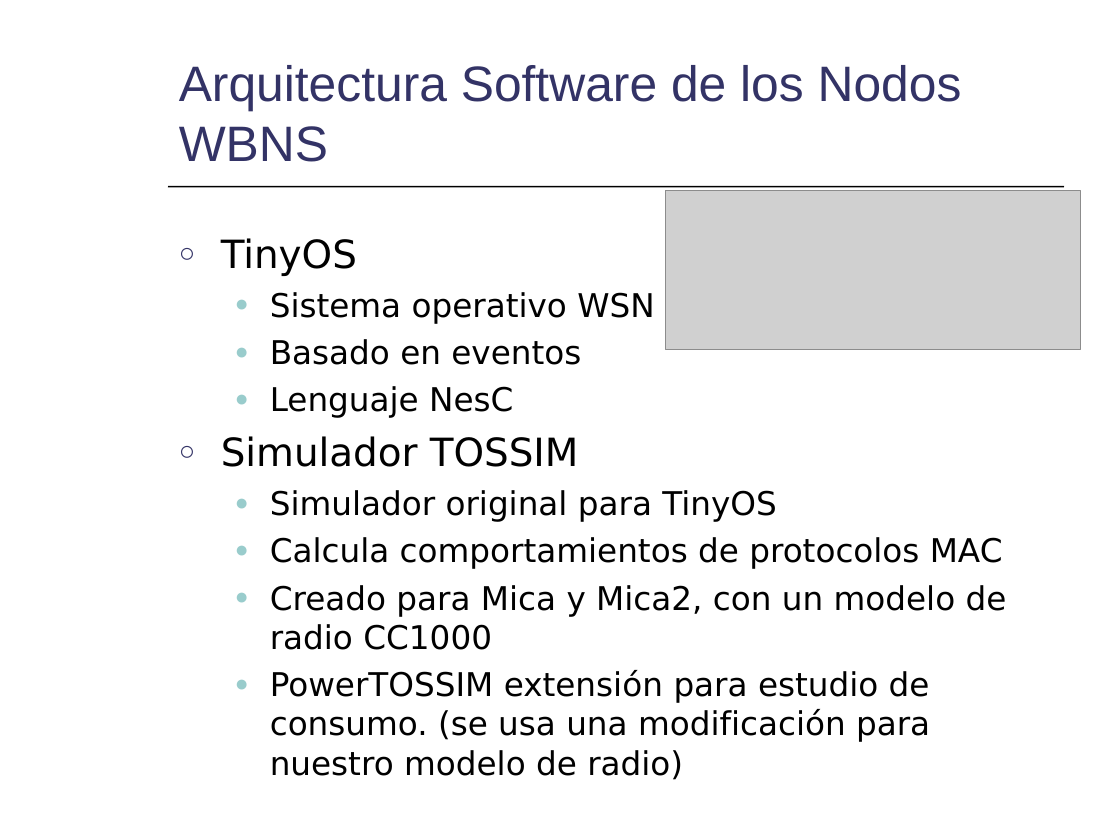
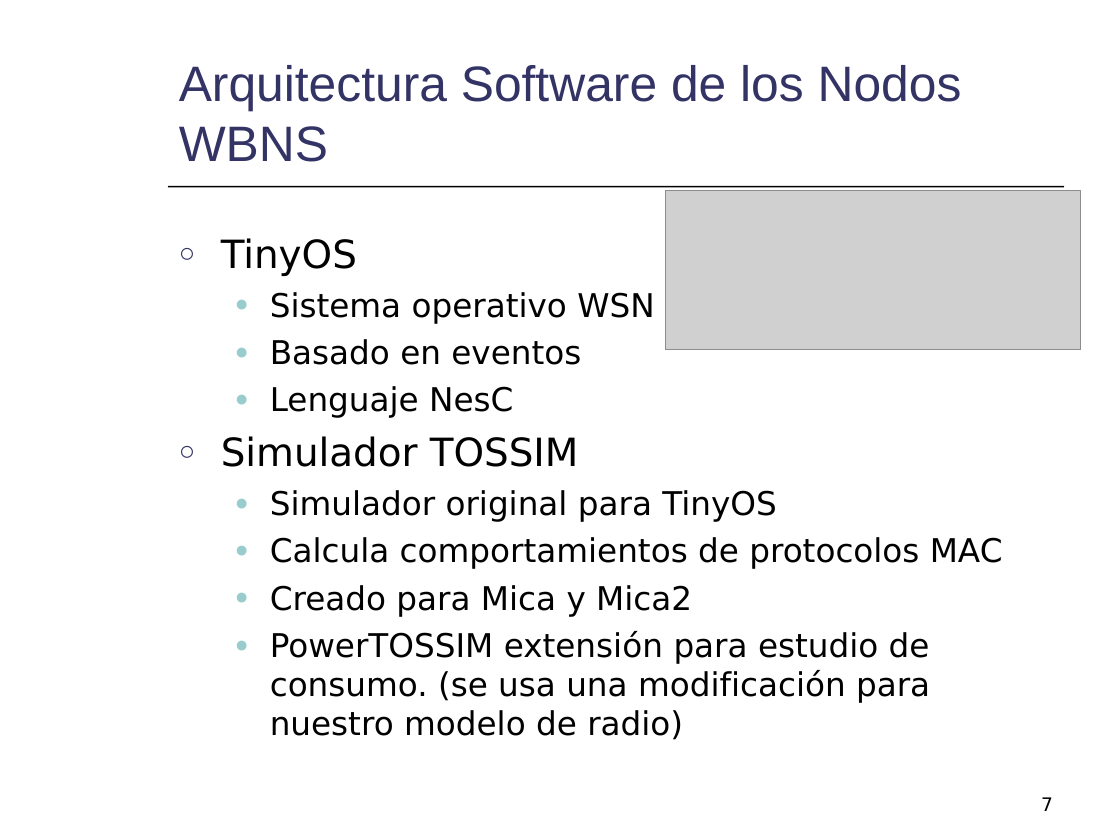
Before and after one commit to mmja/redsensores, a slide deck: slide 7 of Memoria/Consumo.ppt. Drawn at 1120x840 pixels with LibreOffice and Linux fonts; fonts in the diff are those of the drawing; grey boxes stand for pictures. Boxes give left, top, right and bottom in pixels: in the first picture for what was removed or moved away, otherwise in the second. Text is boxed around its words. In the diff, an @@ line names an element or a change of style, - is before the commit and + after.

```diff
--- a/Memoria/Consumo.ppt
+++ b/Memoria/Consumo.ppt
@@ text at bbox=[270, 585, 692, 617]: text changed @@
-  ● Creado para Mica y Mica2, con un modelo de radio CC1000
+  ● Creado para Mica y Mica2
@@ page number added at bbox=[1041, 797, 1053, 811], 12 pt, text #000000 @@
+7
```
Also in this commit, not shown: 14 other slides changed, 5 slides added, 1 slide removed.
